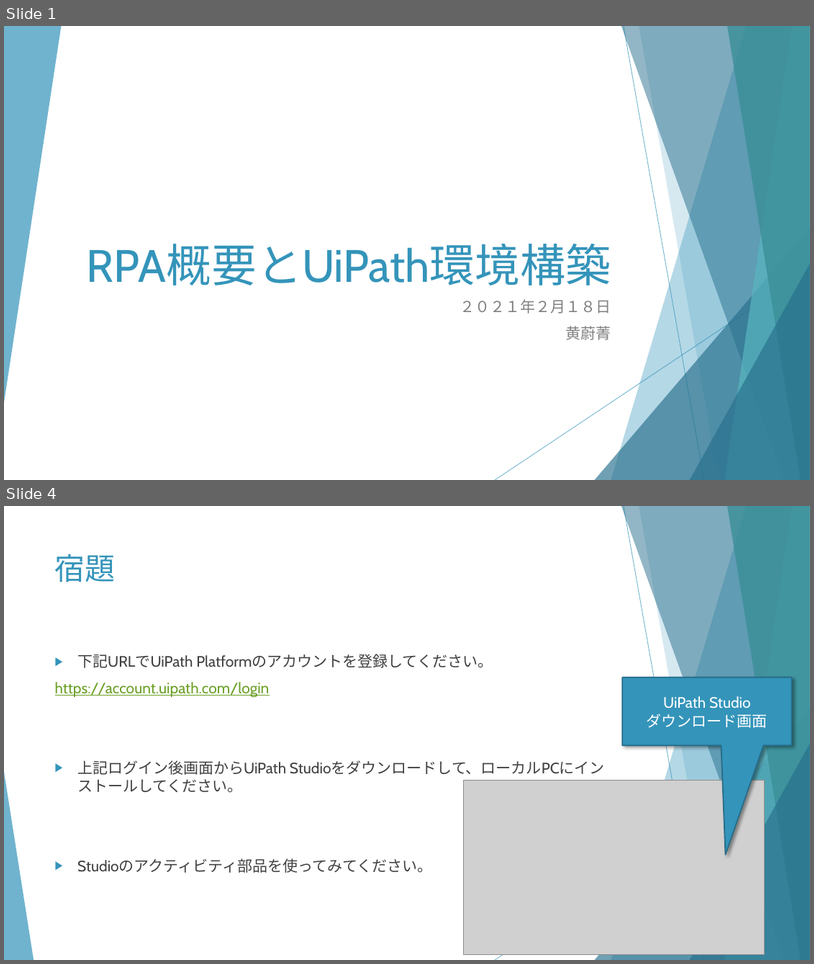
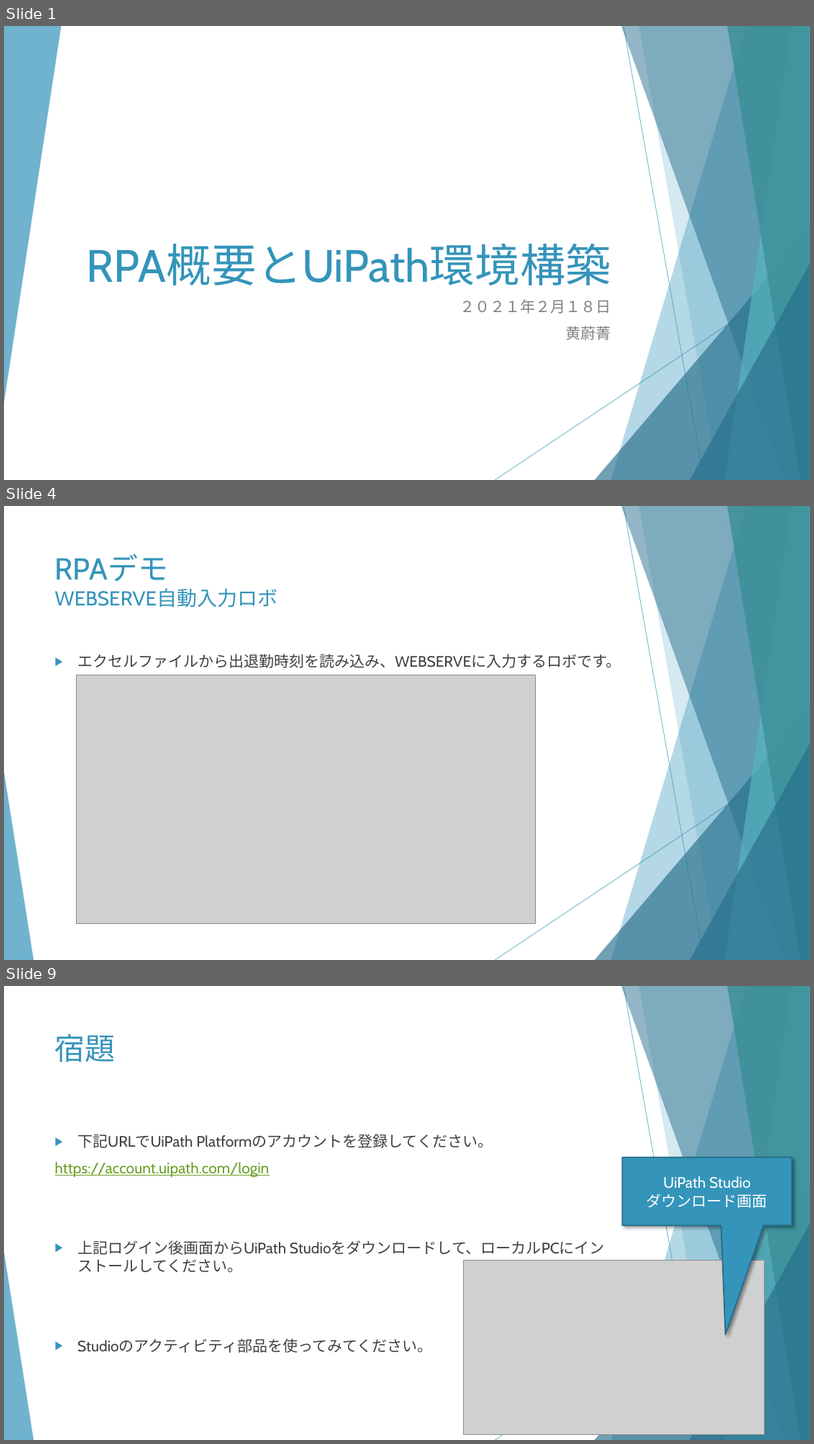
Before and after one commit to huangweijing/rpastudy, a slide deck: 020_RPA技術実施/20210218_RPA概要とUiPath環境構築/20210218_RPA概要とUiPath環境構築.pptx. Shown one above the other, each under a label of ours: slides 1 and 4 before the commit, slides 1, 4 and 9 after it; the slides between them are not shown. The pictures are 814x964 and 814x1444 pixels, drawn with LibreOffice and Linux fonts; fonts in the diff are those of the drawing; grey boxes stand for pictures. Boxes give left, top, right and bottom in pixels: in the first picture for what was removed or moved away, otherwise in the second. Text is boxed around its words. In the diff, an @@ line names an element or a change of style, - is before the commit and + after.

```diff
--- a/020_RPA技術実施/20210218_RPA概要とUiPath環境構築/20210218_RPA概要とUiPath環境構築.pptx
+++ b/020_RPA技術実施/20210218_RPA概要とUiPath環境構築/20210218_RPA概要とUiPath環境構築.pptx
@@ slide 4 added at (x1=4, y1=506, x2=810, y2=960), background #FFFFFF; not listed: 10 template elements that a slide beside it also shows @@
@@ title added at (x1=55, y1=554, x2=278, y2=608), 24 pt, text #3494BA @@
+RPAデモ
+WEBSERVE自動入力ロボ
@@ text added at (x1=77, y1=654, x2=621, y2=668), 18 pt, text #404040 @@
+▶ エクセルファイルから出退勤時刻を読み込み、WEBSERVEに入力するロボです。
@@ picture added at (x1=76, y1=674, x2=536, y2=924) @@
@@ what was slide 4 is now slide 9 @@
```
Also in this commit, not shown: 1 slide changed, 5 other slides added, 1 slide removed, 2 other files.
